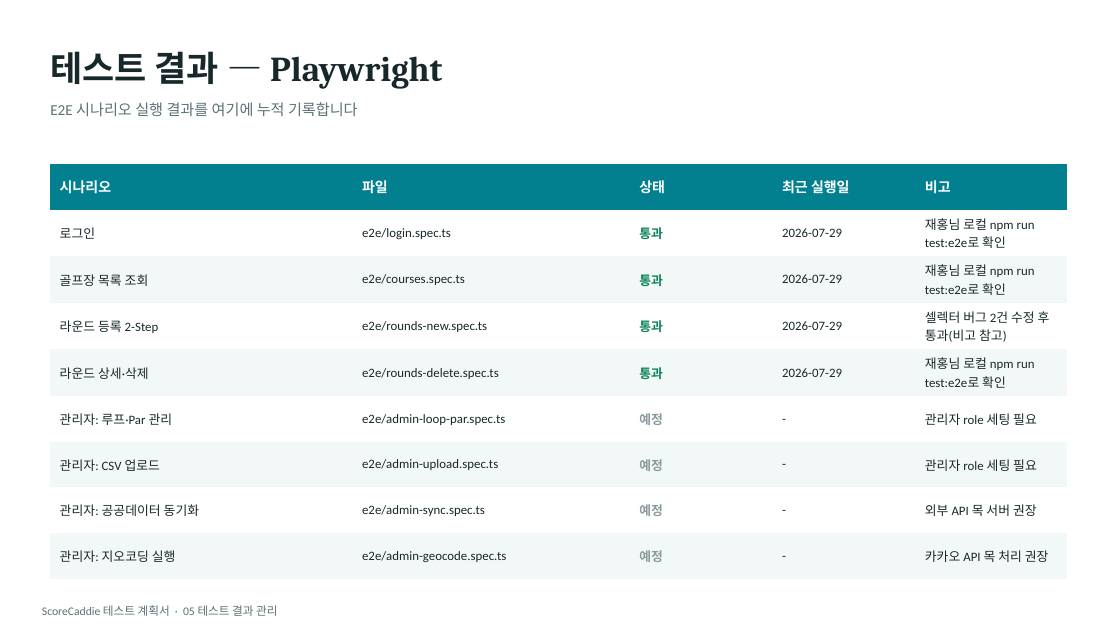
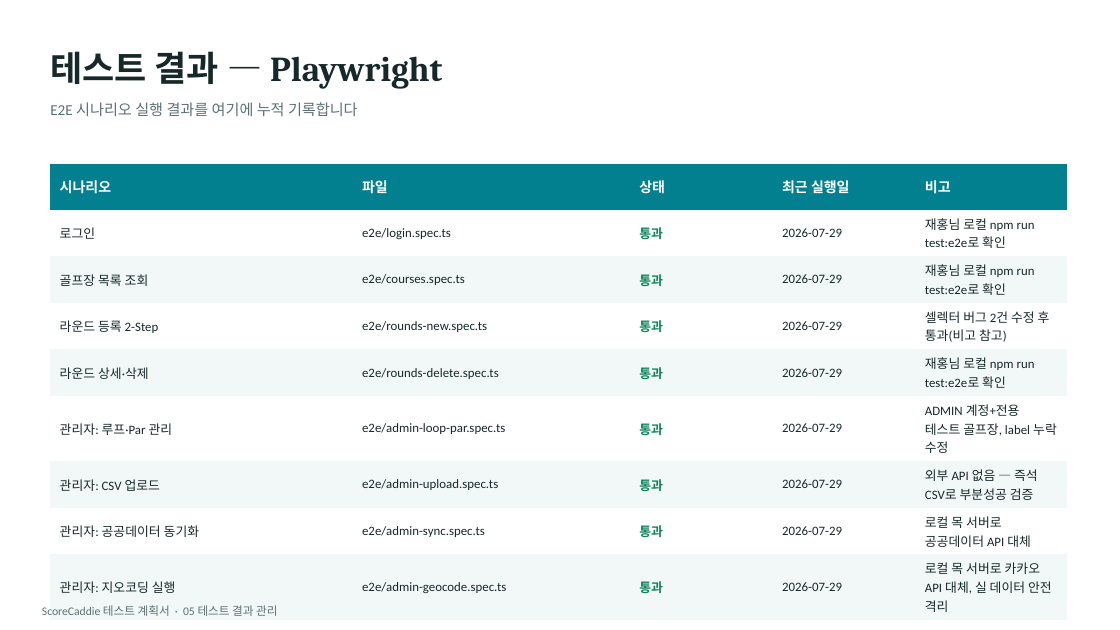
Before and after one commit to haekongpapa/scorecaddie, a slide deck: slide 11 of doc/ScoreCaddie_테스트계획서.pptx. Drawn at 1120x630 pixels with LibreOffice and Linux fonts; fonts in the diff are those of the drawing. Boxes give left, top, right and bottom in pixels: in the first picture for what was removed or moved away, otherwise in the second. Text is boxed around its words. In the diff, an @@ line names an element or a change of style, - is before the commit and + after.

Commit message:
Playwright e2e 시나리오 5~8(관리자: 루프·Par 관리/CSV 업로드/공공데이터 동기화/지오코딩) 구현 — 8개 시나리오 전체 통과
- ADMIN 전용 테스트 계정 + admin-setup/admin-chromium 프로젝트 분리
- 시나리오별 전용 테스트 골프장(E2E_TEST_ 접두사)으로 격리, 공유 골프장 방식은 순서 의존성 문제로 폐기
- golf-course-sync.ts/kakao.ts는 서버사이드 fetch라 page.route() 불가 -> API_BASE_URL env 오버라이드 + 로컬 목 서버(e2e/mocks/external-api-mock-server.mjs)로 대체
- GolfCourseParEditor.tsx Par select에 aria-label 추가(RoundStep1과 동일 유형 접근성 수정)
- 재홍님 로컬 npm run test:e2e로 11개 테스트 전부 통과 확인
- 테스트계획서 결과표/진행방식/로드맵 실제 완료 내용으로 갱신, memory.md 116번

```diff
--- a/doc/ScoreCaddie_테스트계획서.pptx
+++ b/doc/ScoreCaddie_테스트계획서.pptx
@@ table at [50, 164, 1067, 616] @@
-row 6: 관리자: 루프·Par 관리 | e2e/admin-loop-par.spec.ts | 예정 | - | 관리자 role 세팅 필요
+row 6: 관리자: 루프·Par 관리 | e2e/admin-loop-par.spec.ts | 통과 | 2026-07-29 | ADMIN 계정+전용 테스트 골프장, label 누락 수정
-row 7: 관리자: CSV 업로드 | e2e/admin-upload.spec.ts | 예정 | - | 관리자 role 세팅 필요
+row 7: 관리자: CSV 업로드 | e2e/admin-upload.spec.ts | 통과 | 2026-07-29 | 외부 API 없음 — 즉석 CSV로 부분성공 검증
-row 8: 관리자: 공공데이터 동기화 | e2e/admin-sync.spec.ts | 예정 | - | 외부 API 목 서버 권장
+row 8: 관리자: 공공데이터 동기화 | e2e/admin-sync.spec.ts | 통과 | 2026-07-29 | 로컬 목 서버로 공공데이터 API 대체
-row 9: 관리자: 지오코딩 실행 | e2e/admin-geocode.spec.ts | 예정 | - | 카카오 API 목 처리 권장
+row 9: 관리자: 지오코딩 실행 | e2e/admin-geocode.spec.ts | 통과 | 2026-07-29 | 로컬 목 서버로 카카오 API 대체, 실 데이터 안전 격리
```
Also in this commit, not shown: 3 other slides changed, 18 other files.
